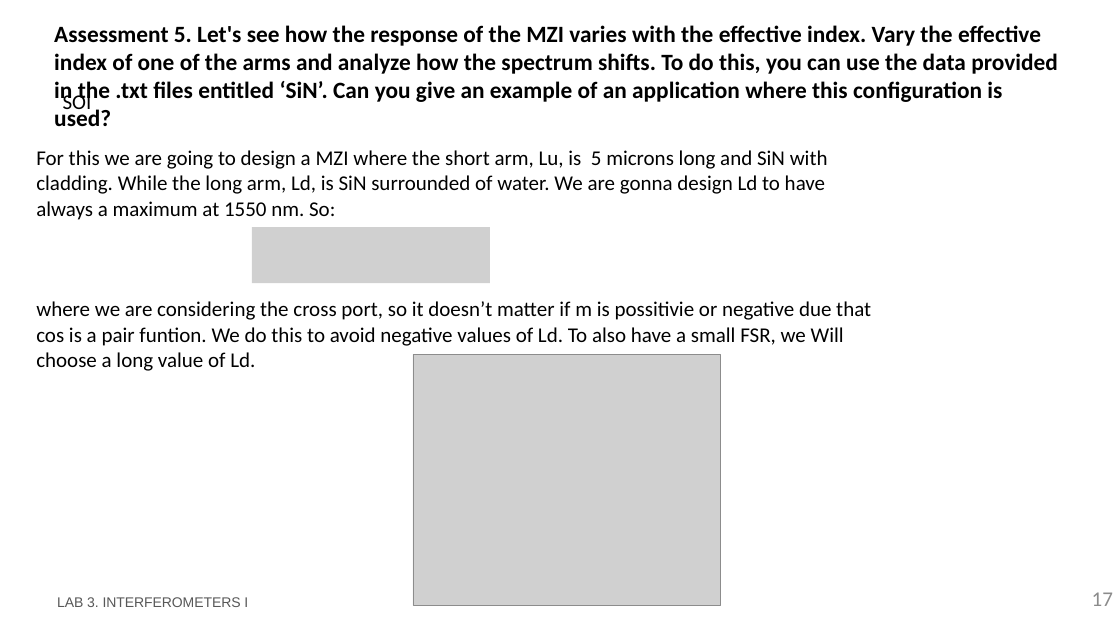
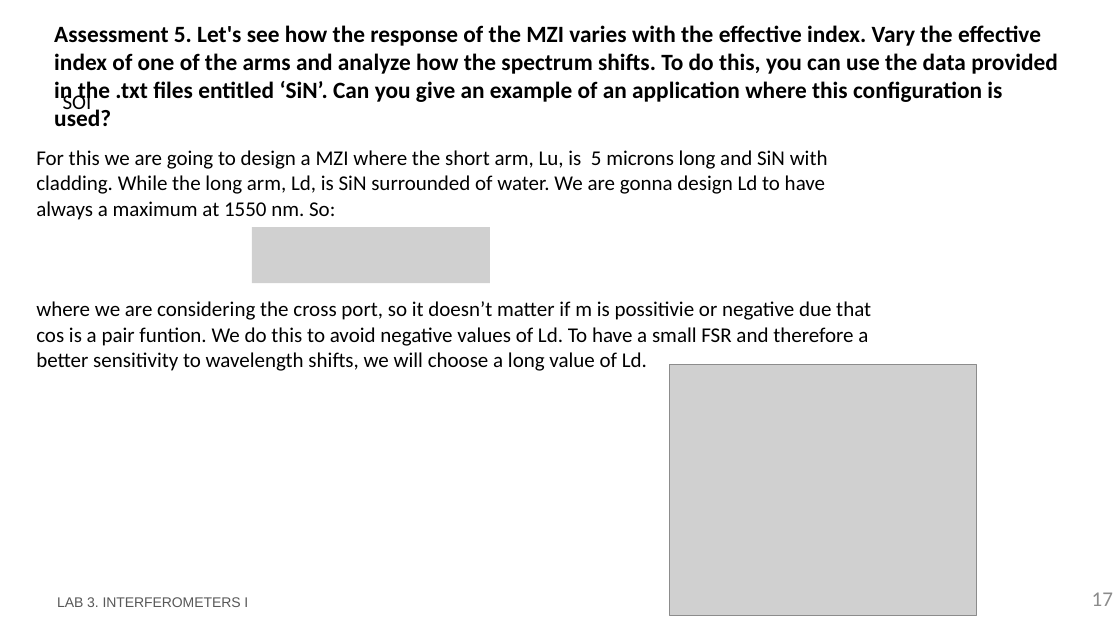
Before and after one commit to DBAEASE/pic-upv-lab3, a slide deck: slide 17 of LabBook_3.pptx. Drawn at 1120x630 pixels with LibreOffice and Linux fonts; fonts in the diff are those of the drawing; grey boxes stand for pictures; background and template pictures are left out. Boxes give left, top, right and bottom in pixels: in the first picture for what was removed or moved away, otherwise in the second. Text is boxed around its words. In the diff, an @@ line names an element or a change of style, - is before the commit and + after.

```diff
--- a/LabBook_3.pptx
+++ b/LabBook_3.pptx
@@ text at (36, 301, 871, 371): text changed @@
-where we are considering the cross port, so it doesn’t matter if m is possitivie or negative due that cos is a pair funtion. We do this to avoid negative values of Ld. To also have a small FSR, we Will choose a long value of Ld.
+where we are considering the cross port, so it doesn’t matter if m is possitivie or negative due that cos is a pair funtion. We do this to avoid negative values of Ld. To have a small FSR and therefore a better sensitivity to wavelength shifts, we will choose a long value of Ld.
@@ picture: place and size @@
-picture at (413, 355, 721, 606)
+picture at (670, 364, 977, 615)
```
Also in this commit, not shown: 12 other slides changed, 1 slide added, 1 other file.
